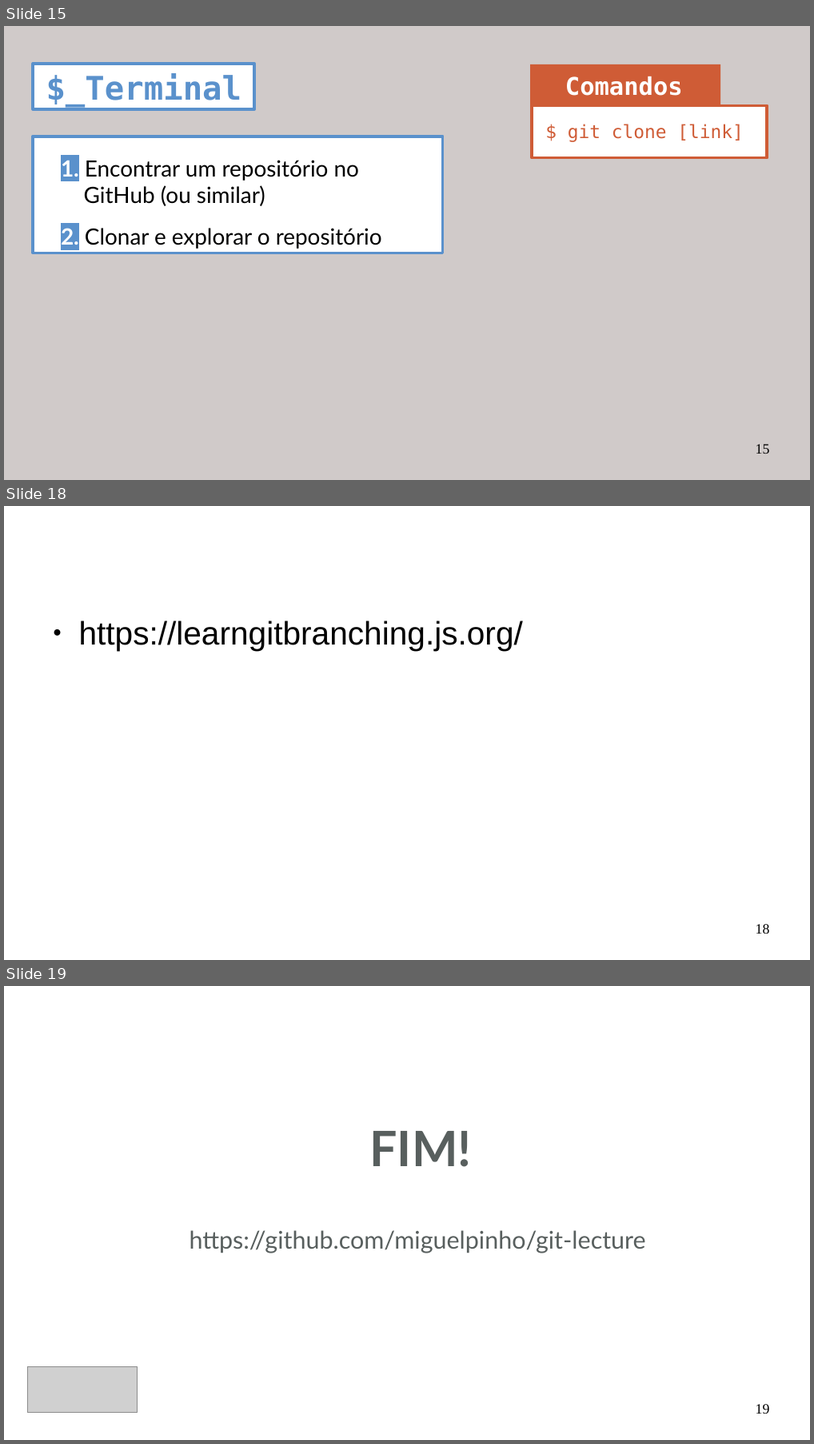
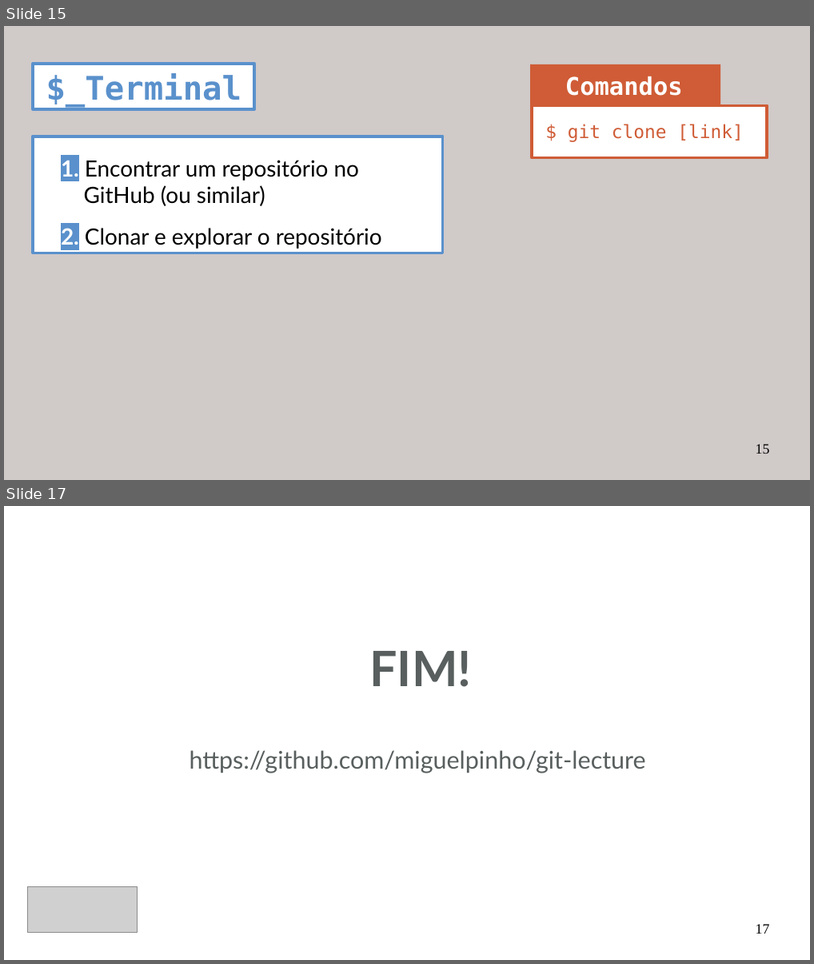
Before and after one commit to miguelpinho/git-lecture, a slide deck: lecture_pt.odp. Shown one above the other, each under a label of ours: slides 15, 18 and 19 before the commit, slides 15 and 17 after it; the slides between them are not shown. The pictures are 814x1444 and 814x964 pixels, drawn with LibreOffice and Linux fonts; fonts in the diff are those of the drawing; grey boxes stand for pictures. Boxes give left, top, right and bottom in pixels: in the first picture for what was removed or moved away, otherwise in the second. Text is boxed around its words. In the diff, an @@ line names an element or a change of style, - is before the commit and + after.

```diff
--- a/lecture_pt.odp
+++ b/lecture_pt.odp
@@ slide 18 removed at bbox=[4, 506, 810, 960], background #FFFFFF @@
@@ text removed at bbox=[79, 620, 523, 650] @@
-● https://learngitbranching.js.org/
@@ page number removed at bbox=[756, 924, 770, 933] @@
-18
@@ what was slide 19 is now slide 17 @@
@@ page number at bbox=[756, 924, 770, 933]: text changed @@
-19
+17
```
Also in this commit, not shown: 1 slide changed, 1 other slide removed, 1 other file.
